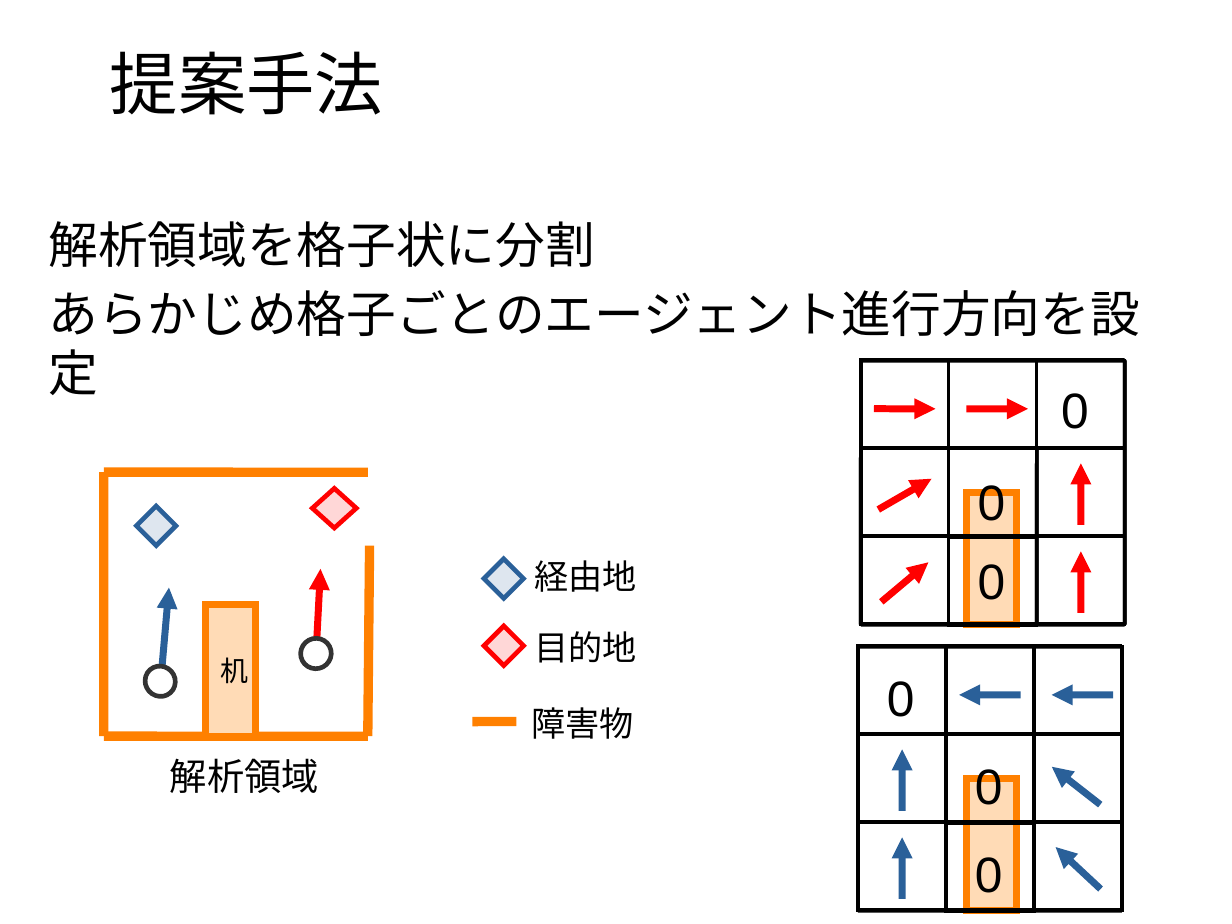
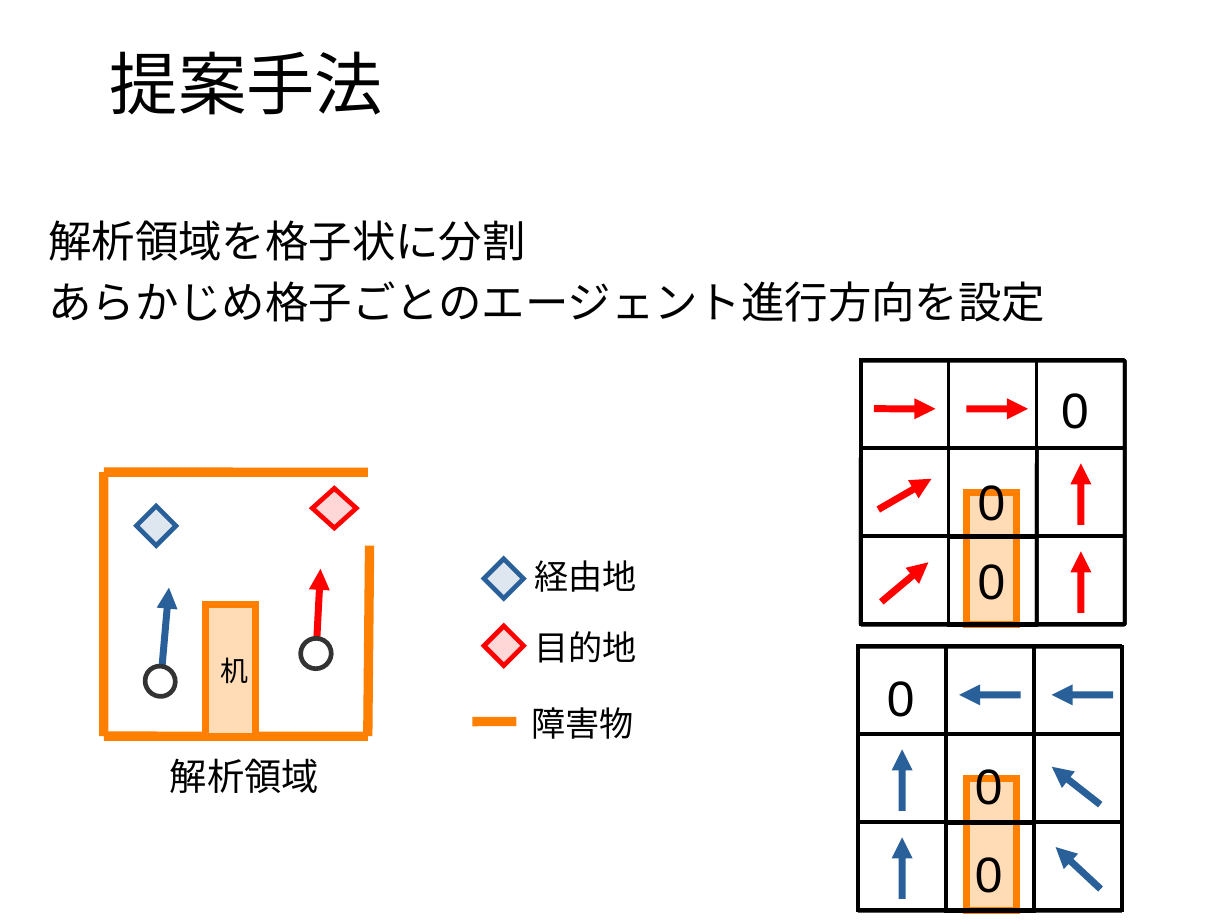
Before and after one commit to payao8810/shuron, a slide deck: slide 22 of slide.odp (slide 19 before the commit). Drawn at 1232x924 pixels with LibreOffice and Linux fonts; fonts in the diff are those of the drawing; background and template pictures are left out. Boxes give left, top, right and bottom in pixels: in the first picture for what was removed or moved away, otherwise in the second. Text is boxed around its words. In the diff, an @@ line names an element or a change of style, - is before the commit and + after.

```diff
--- a/slide.odp
+++ b/slide.odp
@@ text "解析領域を格子状に分割" at (48,220,1045,322): size 32 to 28 pt @@
```
Also in this commit, not shown: 26 other slides changed, 17 slides added, 6 slides removed.
